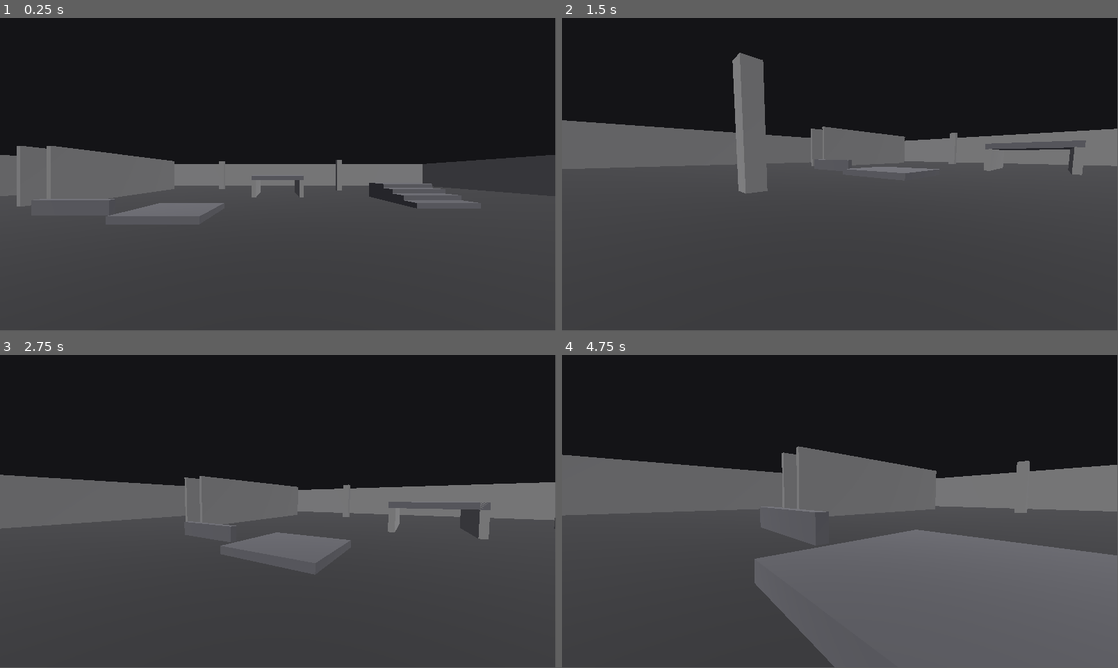
Above: before the commit, frames 1-4 (two rows, left to right).
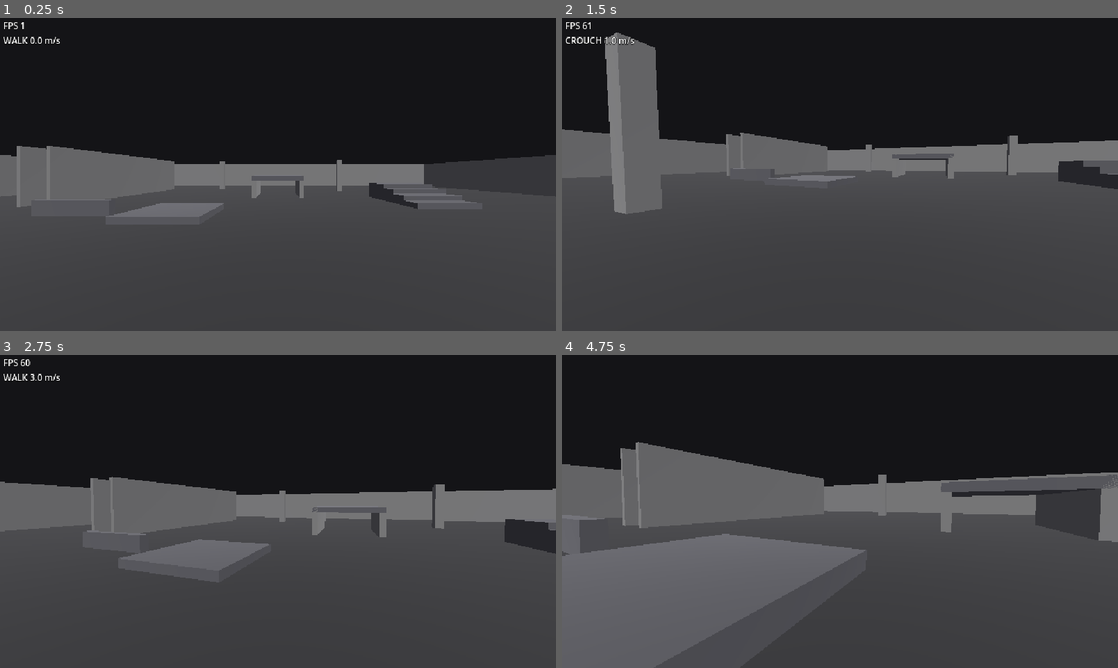
Above: after the commit, the same moments.

Repository: retardAFK/echo
Game: Godot game, scene res://game/maps/greybox_test.tscn
Two runs of this game, one before a commit and one after it. Both use one fixed random seed, a clock stepped at 60 frames per second and the inputs below.
Inputs (mouse positions are in pixels of both pictures, inside the frame that each line leads up to):
- Up to frame 1 (0.25 s): no input
- Up to frame 2 (1.5 s): tap Enter at 0.5 s; move the mouse to (962, 158) at 0.52 s; hold D (move_right) 0.53-1.28 s; hold C (crouch) 0.53-1.28 s; click (962, 158) at 0.67 s; move the mouse to (812, 174) at 1.27 s; hold W (move_forward) from 1.28 s (still down); tap Shift (sprint) at 1.35 s
- Up to frame 3 (2.75 s): keep holding W (move_forward); move the mouse to (289, 505) at 2.02 s; hold C (crouch) from 2.03 s (still down)
- Up to frame 4 (4.75 s): keep holding W (move_forward); move the mouse to (834, 514) at 2.77 s; release C (crouch) at 2.78 s; tap Shift (sprint) at 2.85, 4.35 s; move the mouse to (878, 514) at 3.52 s; hold C (crouch) 3.53-4.28 s; tap F3 (toggle_debug, bound only after the commit) at 4.15 s; move the mouse to (795, 508) at 4.27 s
In our replay, the window is 799x449 before the commit and 800x450 after it. These sizes can differ from the game's own. Grey fills any space a smaller window leaves; there, only what the larger window draws over its background counts as a difference.

The runs differ from the first frame. In frame 1, 0.4% of the frame differs, in the area x 0-100%, y 0-64%; in frame 2, 11%; in frame 3, 7.7%; in frame 4, 42%, in the area x 0-100%, y 0-100%.

Commit message:
T-006: passe le rendu en 640 × 360 et ajoute le compteur FPS de debug
Co-Authored-By: Claude Opus 5.5 <noreply@anthropic.com>
Claude-Session: https://claude.ai/code/session_01P26JFgAqqgSu9THdpf1QNm

Diff:
--- a/game/maps/greybox_test.tscn
+++ b/game/maps/greybox_test.tscn
@@ -1,6 +1,7 @@
 [gd_scene format=3]
 
 [ext_resource type="PackedScene" path="res://game/entities/player/player.tscn" id="1_player"]
+[ext_resource type="PackedScene" path="res://game/ui/debug_overlay.tscn" id="2_overlay"]
 
 [sub_resource type="StandardMaterial3D" id="Mat_floor"]
 albedo_color = Color(0.22, 0.22, 0.23, 1)
@@ -381,3 +382,6 @@
 
 [node name="Player" parent="." instance=ExtResource("1_player")]
 transform = Transform3D(1, 0, 0, 0, 1, 0, 0, 0, 1, 0, 0, 8)
+
+[node name="DebugOverlay" parent="." node_paths=PackedStringArray("player") instance=ExtResource("2_overlay")]
+player = NodePath("../Player")
--- /dev/null
+++ b/game/ui/debug_overlay.gd
@@ -0,0 +1,42 @@
+class_name DebugOverlay
+extends CanvasLayer
+## Developer overlay: frame rate and player gait (spec S-001, T-006).
+## Shown by default in debug builds, toggled with F3 everywhere.
+## Not player-facing, so its text is not translated.
+
+const REFRESH_INTERVAL := 0.25
+
+@export var player: Player
+
+var _elapsed := 0.0
+
+@onready var _label: Label = $Label
+
+
+func _ready() -> void:
+	visible = OS.is_debug_build()
+	refresh()
+
+
+func _unhandled_input(event: InputEvent) -> void:
+	if event.is_action_pressed("toggle_debug"):
+		visible = not visible
+
+
+func _process(delta: float) -> void:
+	_elapsed += delta
+	if visible and _elapsed >= REFRESH_INTERVAL:
+		_elapsed = 0.0
+		refresh()
+
+
+func refresh() -> void:
+	_label.text = "FPS %d" % Engine.get_frames_per_second()
+	if player != null:
+		var speed := Vector2(player.velocity.x, player.velocity.z).length()
+		var gait: String = PlayerMotion.Gait.keys()[player.get_gait()]
+		_label.text += "\n%s %.1f m/s" % [gait, speed]
+
+
+func get_text() -> String:
+	return _label.text
--- /dev/null
+++ b/game/ui/debug_overlay.tscn
@@ -0,0 +1,17 @@
+[gd_scene format=3]
+
+[ext_resource type="Script" path="res://game/ui/debug_overlay.gd" id="1_overlay"]
+
+[node name="DebugOverlay" type="CanvasLayer"]
+layer = 100
+script = ExtResource("1_overlay")
+
+[node name="Label" type="Label" parent="."]
+offset_left = 4.0
+offset_top = 2.0
+offset_right = 160.0
+offset_bottom = 40.0
+theme_override_colors/font_outline_color = Color(0, 0, 0, 1)
+theme_override_constants/outline_size = 2
+theme_override_font_sizes/font_size = 10
+text = "FPS"
--- a/project.godot
+++ b/project.godot
@@ -9,6 +9,16 @@
 config/name="Écho"
 run/main_scene="res://game/maps/greybox_test.tscn"
 config/features=PackedStringArray("4.7", "GL Compatibility")
+
+[display]
+
+; Constitution 2.2: 640 x 360 internal resolution, scaled up with sharp pixels
+window/size/viewport_width=640
+window/size/viewport_height=360
+window/size/window_width_override=1280
+window/size/window_height_override=720
+window/stretch/mode="viewport"
+window/stretch/scale_mode="integer"
 
 [input]
 
@@ -52,6 +62,11 @@
 "events": [Object(InputEventKey,"resource_local_to_scene":false,"resource_name":"","device":-1,"window_id":0,"alt_press …(190 unchanged characters)…
 ]
 }
+toggle_debug={
+"deadzone": 0.2,
+"events": [Object(InputEventKey,"resource_local_to_scene":false,"resource_name":"","device":-1,"window_id":0,"alt_pressed":false,"shift_pressed":false,"ctrl_pressed":false,"meta_pressed":false,"pressed":false,"keycode":0,"physical_keycode":4194334,"key_label":0,"unicode":0,"location":0,"echo":false,"script":null)
+]
+}
 
 [rendering]
 
--- /dev/null
+++ b/tests/test_debug_overlay.gd
@@ -0,0 +1,32 @@
+extends GutTest
+## Developer overlay with the frame rate (spec S-001, T-006).
+
+const MAP_SCENE := preload("res://game/maps/greybox_test.tscn")
+
+var _overlay: DebugOverlay
+
+
+func before_each() -> void:
+	var map: Node3D = MAP_SCENE.instantiate()
+	add_child_autofree(map)
+	_overlay = map.get_node("DebugOverlay")
+
+
+func test_overlay_is_wired_to_player() -> void:
+	assert_not_null(_overlay.player)
+
+
+func test_shows_fps_and_gait() -> void:
+	_overlay.refresh()
+	assert_string_contains(_overlay.get_text(), "FPS")
+	assert_string_contains(_overlay.get_text(), "WALK")
+
+
+func test_toggles_with_f3() -> void:
+	var was_visible := _overlay.visible
+	var press := InputEventAction.new()
+	press.action = "toggle_debug"
+	press.pressed = true
+	Input.parse_input_event(press)
+	await wait_process_frames(2)
+	assert_ne(_overlay.visible, was_visible)
--- a/tests/test_project_settings.gd
+++ b/tests/test_project_settings.gd
@@ -31,3 +31,11 @@
 		for event in InputMap.action_get_events(action):
 			if event is InputEventKey:
 				assert_ne(event.physical_keycode, KEY_NONE, "%s must use a physical key" % action)
+
+
+func test_internal_resolution_is_640_by_360() -> void:
+	# Constitution 2.2: 640 x 360 internal resolution, scaled with sharp pixels.
+	assert_eq(ProjectSettings.get_setting("display/window/size/viewport_width"), 640)
+	assert_eq(ProjectSettings.get_setting("display/window/size/viewport_height"), 360)
+	assert_eq(ProjectSettings.get_setting("display/window/stretch/mode"), "viewport")
+	assert_eq(ProjectSettings.get_setting("display/window/stretch/scale_mode"), "integer")
Not shown, added: game/ui/debug_overlay.gd.uid
Not shown, added: tests/test_debug_overlay.gd.uid
Not shown, changed: README.md
Not shown, removed: game/ui/.gitkeep
Not shown, changed: specs/S-001-deplacement-joueur/tasks.md
